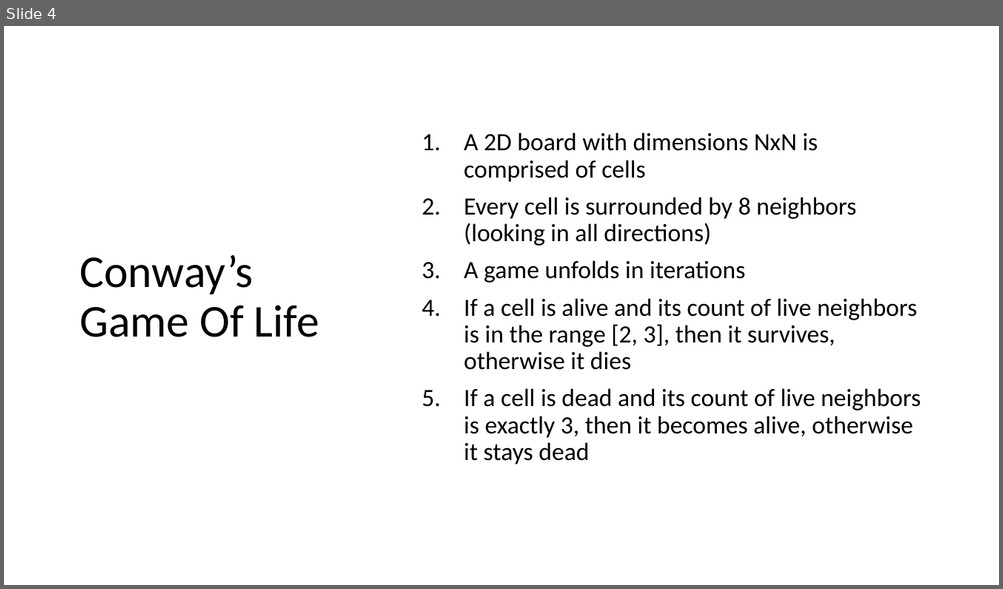
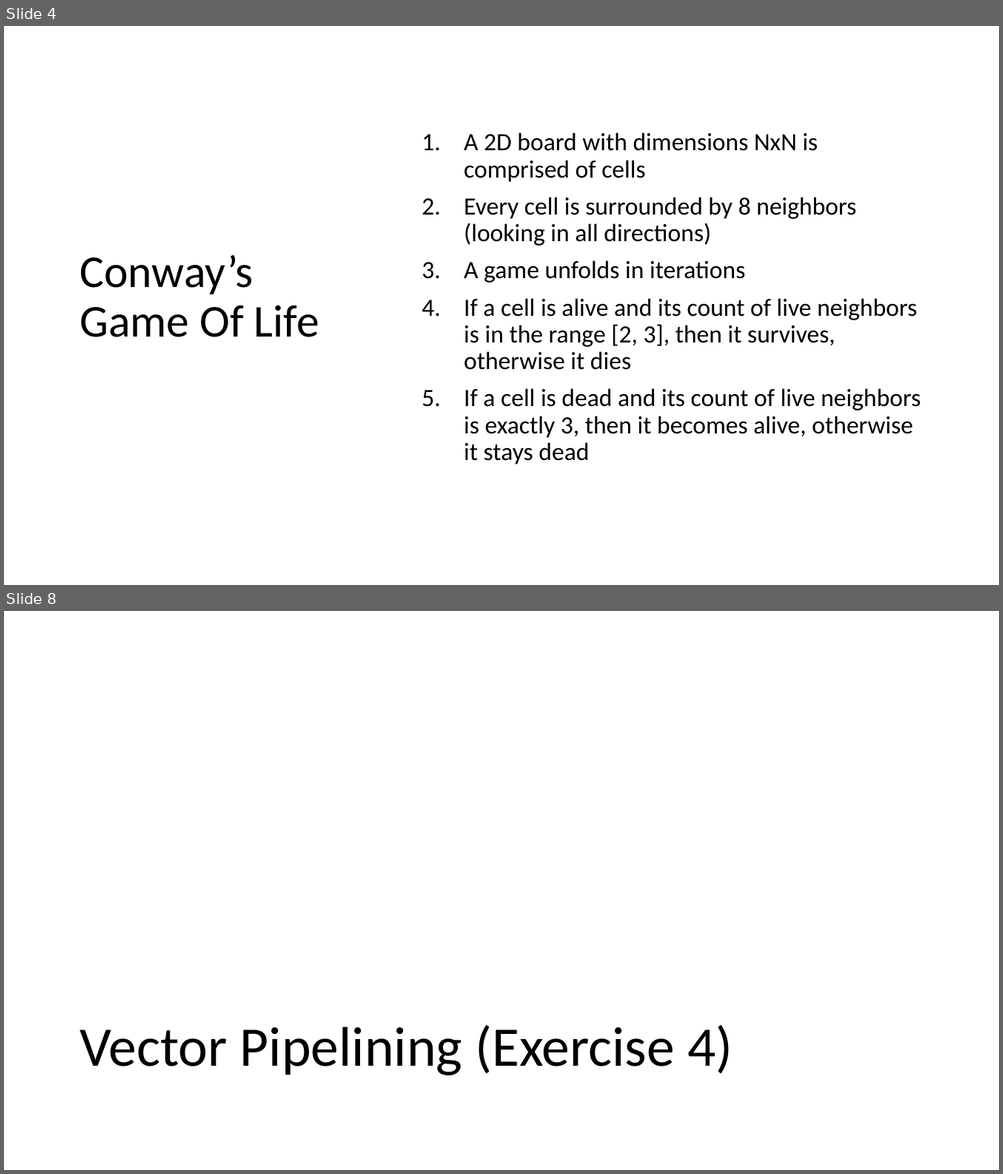
Before and after one commit to evarga/parallel-computing-lectures, a slide deck: lecture-6/presentation-6.pptx. Shown one above the other, each under a label of ours: slide 4 before the commit, slides 4 and 8 after it; the slides between them are not shown. The pictures are 1003x589 and 1003x1174 pixels, drawn with LibreOffice and Linux fonts; fonts in the diff are those of the drawing; grey boxes stand for pictures. Boxes give left, top, right and bottom in pixels: in the first picture for what was removed or moved away, otherwise in the second. Text is boxed around its words. In the diff, an @@ line names an element or a change of style, - is before the commit and + after.

```diff
--- a/lecture-6/presentation-6.pptx
+++ b/lecture-6/presentation-6.pptx
@@ slide 8 added at [4,611,999,1170], background #FFFFFF @@
@@ title added at [79,1025,732,1076], 54 pt, text #000000 @@
+Vector Pipelining (Exercise 4)
```
Also in this commit, not shown: 3 slides changed, 4 other slides added, 11 other files.
